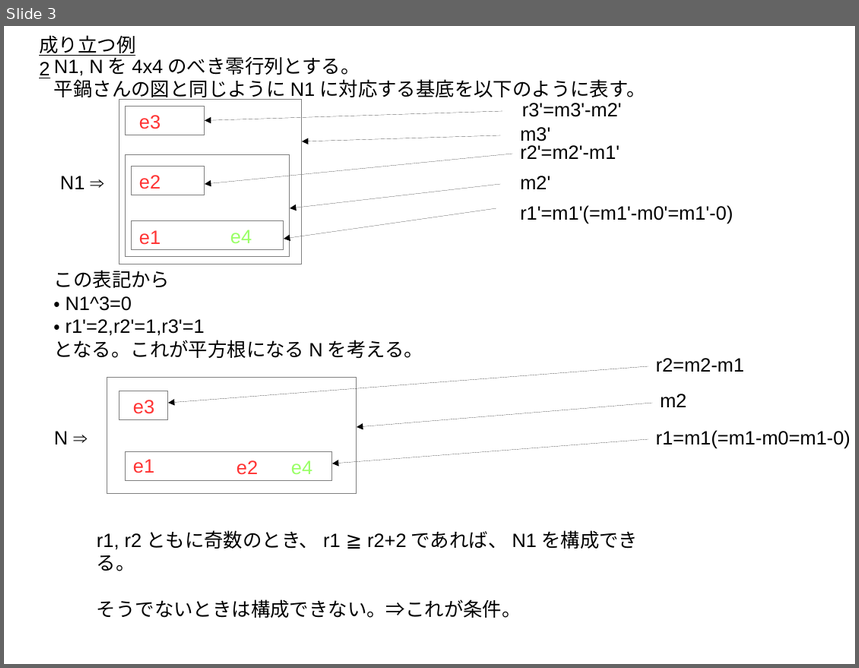
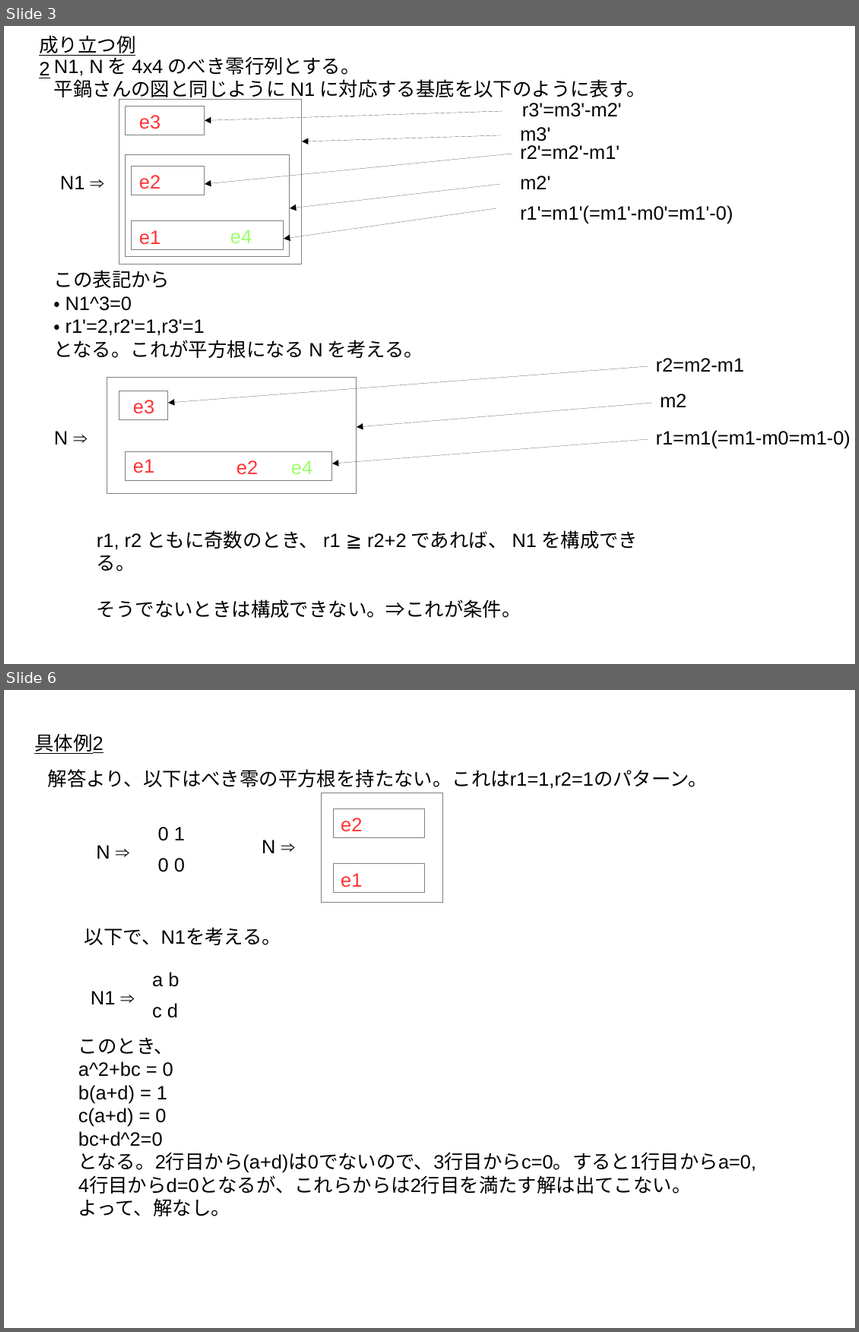
Before and after one commit to sy-eng/mosyamosya, a slide deck: LinearAlgebra/chapter4/P157_exer5.odp. Shown one above the other, each under a label of ours: slide 3 before the commit, slides 3 and 6 after it; the slides between them are not shown. The pictures are 859x668 and 859x1332 pixels, drawn with LibreOffice and Linux fonts; fonts in the diff are those of the drawing. Boxes give left, top, right and bottom in pixels: in the first picture for what was removed or moved away, otherwise in the second. Text is boxed around its words. In the diff, an @@ line names an element or a change of style, - is before the commit and + after.

```diff
--- a/LinearAlgebra/chapter4/P157_exer5.odp
+++ b/LinearAlgebra/chapter4/P157_exer5.odp
@@ slide 6 added at [4, 690, 855, 1328], background #FFFFFF @@
@@ text added at [34, 733, 103, 754], 18 pt, text #000000, underline @@
+具体例2
@@ text added at [48, 769, 708, 789], 18 pt, text #000000 @@
+解答より、以下はべき零の平方根を持たない。これはr1=1,r2=1のパターン。
@@ rectangle added at [322, 793, 443, 904], outline #808080 0 pt @@
@@ rectangle added at [333, 809, 424, 838], outline #808080 0 pt @@
@@ text added at [341, 818, 362, 832], 18 pt, text #FF3333 @@
+e2
@@ text added at [96, 845, 110, 859], 18 pt, text #000000 @@
+N ⇒
@@ text added at [158, 827, 185, 841], 18 pt, text #000000 @@
+0 1
@@ text added at [262, 840, 275, 853], 18 pt, text #000000 @@
+N ⇒
@@ text added at [158, 858, 185, 872], 18 pt, text #000000 @@
+0 0
@@ rectangle added at [333, 863, 424, 892], outline #808080 0 pt @@
@@ text added at [341, 873, 362, 888], 18 pt, text #FF3333 @@
+e1
@@ text added at [85, 927, 281, 945], 18 pt, text #000000 @@
+以下で、N1を考える。
@@ text added at [152, 972, 179, 987], 18 pt, text #000000 @@
+a b
@@ text added at [91, 991, 115, 1005], 18 pt, text #000000 @@
+N1 ⇒
@@ text added at [152, 1003, 178, 1018], 18 pt, text #000000 @@
+c d
@@ text added at [78, 1037, 756, 1217], 18 pt, text #000000 @@
+このとき、
+a^2+bc = 0
+b(a+d) = 1
+c(a+d) = 0
+bc+d^2=0
+となる。2行目から(a+d)は0でないので、3行目からc=0。すると1行目からa=0,
+4行目からd=0となるが、これらからは2行目を満たす解は出てこない。
+よって、解なし。
```
Also in this commit, not shown: 2 other slides added.
